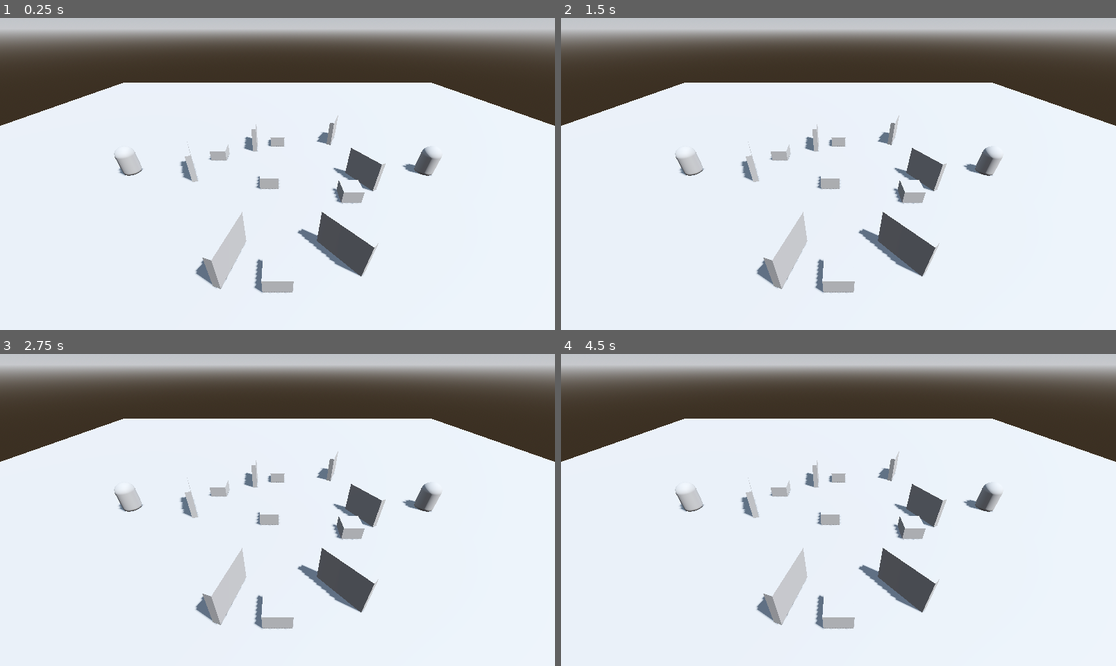
Above: before the commit, frames 1-4 (two rows, left to right).
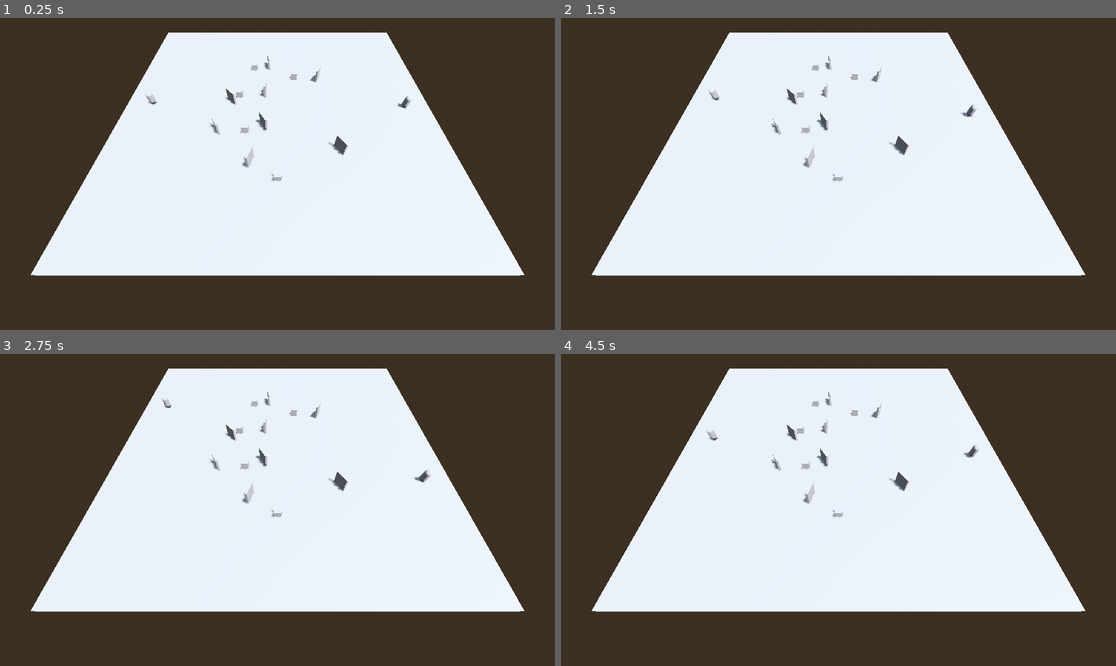
Above: after the commit, the same moments.

Repository: PaulosKapa/pew_pew
Game: Godot game, scene res://world.tscn
Same seed, same stepped clock (60 frames per second), same inputs: the game is played once before the commit and once after it. Before the commit the project starts from res://test_map.tscn.
Inputs:
- Up to frame 1 (0.25 s): no input
- Up to frame 2 (1.5 s): no input
- Up to frame 3 (2.75 s): no input
- Up to frame 4 (4.5 s): no input

The runs differ from the first frame. In frame 1, 54% of the frame differs, in the area x 0-100%, y 0-100%; in frame 2, 54%; in frame 3, 54%; in frame 4, 54%.

Commit message:
spawners
-Added second map
-Finished the code for the enemy spanwers
+Need to add environments

Diff:
--- a/spawners/Global.gd
+++ b/spawners/Global.gd
@@ -5,3 +5,4 @@
 var test_prop = preload("res://prop.tscn")
 var test_enemy = preload("res://enemy.tscn")
 var test_map = preload("res://test_map.tscn")
+var map1 = preload("res://map1.tscn")
--- a/spawners/floor.tscn
+++ b/spawners/floor.tscn
@@ -1,18 +1,17 @@
 [gd_scene load_steps=3 format=3 uid="uid://ssr7a3wbpq08"]
+
+[sub_resource type="BoxMesh" id="BoxMesh_n1ri8"]
 
 [sub_resource type="ConcavePolygonShape3D" id="ConcavePolygonShape3D_ccfn6"]
 data = PackedVector3Array(-0.5, 0.5, 0.5, 0.5, 0.5, 0.5, -0.5, -0.5, 0.5, 0.5, 0.5, 0.5, 0.5, -0.5, 0.5, -0.5, -0.5, 0. …(500 unchanged characters)…
 
-[sub_resource type="BoxMesh" id="BoxMesh_n1ri8"]
-
 [node name="floor" type="Node3D"]
-
-[node name="StaticBody3D" type="StaticBody3D" parent="."]
-transform = Transform3D(50, 0, 0, 0, 1, 0, 0, 0, 50, 0, 0, 0)
-
-[node name="CollisionShape3D" type="CollisionShape3D" parent="StaticBody3D"]
-shape = SubResource("ConcavePolygonShape3D_ccfn6")
 
 [node name="MeshInstance3D" type="MeshInstance3D" parent="."]
 transform = Transform3D(50, 0, 0, 0, 1, 0, 0, 0, 50, 0, 0, 0)
 mesh = SubResource("BoxMesh_n1ri8")
+
+[node name="StaticBody3D" type="StaticBody3D" parent="MeshInstance3D"]
+
+[node name="CollisionShape3D" type="CollisionShape3D" parent="MeshInstance3D/StaticBody3D"]
+shape = SubResource("ConcavePolygonShape3D_ccfn6")
--- /dev/null
+++ b/spawners/map1.tscn
@@ -0,0 +1,126 @@
+[gd_scene load_steps=9 format=3 uid="uid://cq7of1yslvtqi"]
+
+[ext_resource type="Script" path="res://maps.gd" id="1_asuvf"]
+[ext_resource type="PackedScene" uid="uid://ssr7a3wbpq08" path="res://floor.tscn" id="2_suwe7"]
+[ext_resource type="PackedScene" uid="uid://bsub5pb4oxxe6" path="res://enemy.tscn" id="3_oa5pm"]
+[ext_resource type="PackedScene" uid="uid://dic3ivxty2onk" path="res://wall.tscn" id="4_nlhq7"]
+[ext_resource type="PackedScene" uid="uid://0hs7flhblwvn" path="res://prop.tscn" id="5_w375n"]
+
+[sub_resource type="ProceduralSkyMaterial" id="ProceduralSkyMaterial_ucplk"]
+sky_horizon_color = Color(0.64625, 0.65575, 0.67075, 1)
+ground_horizon_color = Color(0.64625, 0.65575, 0.67075, 1)
+
+[sub_resource type="Sky" id="Sky_adq52"]
+sky_material = SubResource("ProceduralSkyMaterial_ucplk")
+
+[sub_resource type="Environment" id="Environment_mdl27"]
+background_mode = 2
+sky = SubResource("Sky_adq52")
+tonemap_mode = 2
+glow_enabled = true
+
+[node name="Test_map" type="Node3D"]
+script = ExtResource("1_asuvf")
+
+[node name="WorldEnvironment" type="WorldEnvironment" parent="."]
+environment = SubResource("Environment_mdl27")
+
+[node name="DirectionalLight3D" type="DirectionalLight3D" parent="."]
+transform = Transform3D(-0.866025, -0.433013, 0.25, 0, 0.5, 0.866025, -0.5, 0.75, -0.433013, 0, 0, 0)
+shadow_enabled = true
+
+[node name="floor_spawner" type="Node3D" parent="."]
+transform = Transform3D(1, 0, 0, 0, 1, 0, 0, 0, 1, 0, -0.35922, 0)
+
+[node name="floor" parent="floor_spawner" instance=ExtResource("2_suwe7")]
+
+[node name="Enemy" type="Node3D" parent="."]
+transform = Transform3D(1, 0, 0, 0, 1, 0, 0, 0, 1, 0, 1.15482, 0)
+
+[node name="spawner1" type="Node3D" parent="Enemy"]
+transform = Transform3D(1, 0, 0, 0, 1, 0, 0, 0, 1, -19.2361, 0, -0.363878)
+
+[node name="Enemy" parent="Enemy/spawner1" instance=ExtResource("3_oa5pm")]
+
+[node name="spawner2" type="Node3D" parent="Enemy"]
+transform = Transform3D(1, 0, 0, 0, 1, 0, 0, 0, 1, 0, 0, 20.7259)
+
+[node name="Enemy" parent="Enemy/spawner2" instance=ExtResource("3_oa5pm")]
+
+[node name="Timer" type="Timer" parent="Enemy"]
+
+[node name="wall_spawner" type="Node3D" parent="."]
+transform = Transform3D(1, 0, 0, 0, 1, 0, 0, 0, 1, 0, 1.19439, 0)
+
+[node name="spawner1" type="Node3D" parent="wall_spawner"]
+transform = Transform3D(0.845747, 0, 0.533585, 0, 1, 0, -0.533585, 0, 0.845747, 10.2834, 0.175789, 0.51878)
+
+[node name="wall" parent="wall_spawner/spawner1" instance=ExtResource("4_nlhq7")]
+
+[node name="spawner2" type="Node3D" parent="wall_spawner"]
+transform = Transform3D(-0.984109, 0, 0.177566, 0, 1, 0, -0.177566, 0, -0.984109, -5.31423, 0, 4.82024)
+
+[node name="wall" parent="wall_spawner/spawner2" instance=ExtResource("4_nlhq7")]
+
+[node name="spawner3" type="Node3D" parent="wall_spawner"]
+transform = Transform3D(-0.89279, 0, -0.450472, 0, 1, 0, 0.450472, 0, -0.89279, -9.97211, 0, -10.7405)
+
+[node name="wall" parent="wall_spawner/spawner3" instance=ExtResource("4_nlhq7")]
+
+[node name="spawner4" type="Node3D" parent="wall_spawner"]
+transform = Transform3D(-0.460525, 0, -0.887647, 0, 1, 0, 0.887647, 0, -0.460525, 1.08215, 0, -10.6025)
+
+[node name="wall" parent="wall_spawner/spawner4" instance=ExtResource("4_nlhq7")]
+
+[node name="spawner5" type="Node3D" parent="wall_spawner"]
+transform = Transform3D(0.407167, 0, -0.913354, 0, 1, 0, 0.913354, 0, 0.407167, -1.28532, 0, 9.82788)
+
+[node name="wall" parent="wall_spawner/spawner5" instance=ExtResource("4_nlhq7")]
+
+[node name="spawner6" type="Node3D" parent="wall_spawner"]
+transform = Transform3D(-0.378762, 0, -0.925494, 0, 1, 0, 0.925494, 0, -0.378762, -7.41819, 0, -7.2255)
+
+[node name="wall" parent="wall_spawner/spawner6" instance=ExtResource("4_nlhq7")]
+
+[node name="spawner7" type="Node3D" parent="wall_spawner"]
+transform = Transform3D(0.0174876, 0, -0.999847, 0, 1, 0, 0.999847, 0, 0.0174876, 4.11142, 0, -1.7118)
+
+[node name="wall" parent="wall_spawner/spawner7" instance=ExtResource("4_nlhq7")]
+
+[node name="spawner8" type="Node3D" parent="wall_spawner"]
+transform = Transform3D(-0.0630696, 0, -0.998009, 0, 1, 0, 0.998009, 0, -0.0630696, -3.25581, 0, 2.11686)
+
+[node name="wall" parent="wall_spawner/spawner8" instance=ExtResource("4_nlhq7")]
+
+[node name="prop_spawner" type="Node3D" parent="."]
+transform = Transform3D(1, 0, 0, 0, 1, 0, 0, 0, 1, 0, 0.697706, 0)
+
+[node name="spawner1" type="Node3D" parent="prop_spawner"]
+transform = Transform3D(1, 0, 0, 0, 1, 0, 0, 0, 1, 13.5733, 0, 0)
+
+[node name="Prop" parent="prop_spawner/spawner1" instance=ExtResource("5_w375n")]
+
+[node name="spawner2" type="Node3D" parent="prop_spawner"]
+transform = Transform3D(1, 0, 0, 0, 1, 0, 0, 0, 1, 2.23111, 0, -12.886)
+
+[node name="Prop" parent="prop_spawner/spawner2" instance=ExtResource("5_w375n")]
+
+[node name="spawner3" type="Node3D" parent="prop_spawner"]
+transform = Transform3D(1, 0, 0, 0, 1, 0, 0, 0, 1, 3.09093, 0, -4.45391)
+
+[node name="Prop" parent="prop_spawner/spawner3" instance=ExtResource("5_w375n")]
+
+[node name="spawner4" type="Node3D" parent="prop_spawner"]
+transform = Transform3D(1, 0, 0, 0, 1, 0, 0, 0, 1, -6.44347, 0, -12.1625)
+
+[node name="Prop" parent="prop_spawner/spawner4" instance=ExtResource("5_w375n")]
+
+[node name="spawner5" type="Node3D" parent="prop_spawner"]
+transform = Transform3D(1, 0, 0, 0, 1, 0, 0, 0, 1, -2.78434, 0, 6.43977)
+
+[node name="Prop" parent="prop_spawner/spawner5" instance=ExtResource("5_w375n")]
+
+[node name="Camera3D" type="Camera3D" parent="."]
+transform = Transform3D(-3.55702e-08, -0.581214, 0.813751, -2.54057e-08, 0.813751, 0.581214, -1, 0, -4.37114e-08, 36.699, 15.198, 0)
+
+[connection signal="timeout" from="Enemy/Timer" to="." method="_on_timer_timeout"]
--- /dev/null
+++ b/spawners/maps.gd
@@ -0,0 +1,15 @@
+extends map
+
+func move():
+
+	$Enemy/spawner1.global_translate(Vector3(0,0,randi_range(-1,1)))
+	print($Enemy/spawner1.global_position.z)
+	if($Enemy/spawner1.global_position.z>20):
+		$Enemy/spawner1.global_translate(Vector3(0,0,-1))
+	elif($Enemy/spawner1.global_position.z<-20):
+		$Enemy/spawner1.global_translate(Vector3(0,0,1))
+	$Enemy/spawner2.global_translate(Vector3(randi_range(-1,1),0,0))
+	if($Enemy/spawner2.global_position.x>20):
+		$Enemy/spawner2.global_translate(Vector3(-1,0,0))
+	elif($Enemy/spawner2.global_position.x<-20):
+		$Enemy/spawner2.global_translate(Vector3(1,0,0))
--- a/spawners/project.godot
+++ b/spawners/project.godot
@@ -11,7 +11,7 @@
 [application]
 
 config/name="spawners"
-run/main_scene="res://test_map.tscn"
+run/main_scene="res://world.tscn"
 config/features=PackedStringArray("4.1", "Forward Plus")
 config/icon="res://icon.svg"
 
--- a/spawners/test_map.gd
+++ b/spawners/test_map.gd
@@ -1,8 +1,12 @@
 extends Node3D
+
+class_name map
+
 var floors = [Global.test_floor]
 var walls = [Global.test_wall]
 var props = [Global.test_prop]
 var enemies = [Global.test_enemy]
+
 func _ready():
 	$floor_spawner.add_child(floors.pick_random().instantiate())
 	$Enemy/spawner1.add_child(enemies.pick_random().instantiate())
@@ -13,8 +17,35 @@
 	$wall_spawner/spawner4.add_child(walls.pick_random().instantiate())
 	$wall_spawner/spawner5.add_child(walls.pick_random().instantiate())
 	$wall_spawner/spawner6.add_child(walls.pick_random().instantiate())
+	$wall_spawner/spawner7.add_child(walls.pick_random().instantiate())
+	$wall_spawner/spawner8.add_child(walls.pick_random().instantiate())
 	$prop_spawner/spawner1.add_child(props.pick_random().instantiate())
 	$prop_spawner/spawner2.add_child(props.pick_random().instantiate())
 	$prop_spawner/spawner3.add_child(props.pick_random().instantiate())
 	$prop_spawner/spawner4.add_child(props.pick_random().instantiate())
 	$prop_spawner/spawner5.add_child(props.pick_random().instantiate())
+	$Enemy/Timer.start()
+
+func _process(delta):
+	move()
+
+func move():
+
+	$Enemy/spawner1.global_translate(Vector3(randi_range(-1,1),0,0))
+	if($Enemy/spawner1.global_position.x>20):
+		$Enemy/spawner1.global_translate(Vector3(-1,0,0))
+	elif($Enemy/spawner1.global_position.x<-20):
+		$Enemy/spawner1.global_translate(Vector3(1,0,0))
+	$Enemy/spawner2.global_translate(Vector3(randi_range(-1,1),0,0))
+	if($Enemy/spawner2.global_position.x>20):
+		$Enemy/spawner2.global_translate(Vector3(-1,0,0))
+	elif($Enemy/spawner2.global_position.x<-20):
+		$Enemy/spawner2.global_translate(Vector3(1,0,0))
+
+
+
+func _on_timer_timeout():
+	$Enemy/spawner1.add_child(enemies.pick_random().instantiate())
+	$Enemy/spawner2.add_child(enemies.pick_random().instantiate())
+	$Enemy/Timer.stop()
+	$Enemy/Timer.start()
--- a/spawners/test_map.tscn
+++ b/spawners/test_map.tscn
@@ -1,6 +1,10 @@
-[gd_scene load_steps=5 format=3 uid="uid://l24vmjtk2ixm"]
+[gd_scene load_steps=9 format=3 uid="uid://l24vmjtk2ixm"]
 
 [ext_resource type="Script" path="res://test_map.gd" id="1_27lue"]
+[ext_resource type="PackedScene" uid="uid://ssr7a3wbpq08" path="res://floor.tscn" id="2_ts1h3"]
+[ext_resource type="PackedScene" uid="uid://bsub5pb4oxxe6" path="res://enemy.tscn" id="3_t74vk"]
+[ext_resource type="PackedScene" uid="uid://dic3ivxty2onk" path="res://wall.tscn" id="4_t8wra"]
+[ext_resource type="PackedScene" uid="uid://0hs7flhblwvn" path="res://prop.tscn" id="5_ng40l"]
 
 [sub_resource type="ProceduralSkyMaterial" id="ProceduralSkyMaterial_ucplk"]
 sky_horizon_color = Color(0.64625, 0.65575, 0.67075, 1)
@@ -26,54 +30,97 @@
 shadow_enabled = true
 
 [node name="floor_spawner" type="Node3D" parent="."]
+transform = Transform3D(1, 0, 0, 0, 1, 0, 0, 0, 1, 0, -0.35922, 0)
+
+[node name="floor" parent="floor_spawner" instance=ExtResource("2_ts1h3")]
 
 [node name="Enemy" type="Node3D" parent="."]
 transform = Transform3D(1, 0, 0, 0, 1, 0, 0, 0, 1, 0, 1.15482, 0)
 
 [node name="spawner1" type="Node3D" parent="Enemy"]
-transform = Transform3D(1, 0, 0, 0, 1, 0, 0, 0, 1, 0, 0, -8.95735)
+transform = Transform3D(1, 0, 0, 0, 1, 0, 0, 0, 1, 0, 0, -20.8292)
+
+[node name="Enemy" parent="Enemy/spawner1" instance=ExtResource("3_t74vk")]
 
 [node name="spawner2" type="Node3D" parent="Enemy"]
-transform = Transform3D(1, 0, 0, 0, 1, 0, 0, 0, 1, 0, 0, 8.87517)
+transform = Transform3D(1, 0, 0, 0, 1, 0, 0, 0, 1, 0, 0, 20.7259)
+
+[node name="Enemy" parent="Enemy/spawner2" instance=ExtResource("3_t74vk")]
+
+[node name="Timer" type="Timer" parent="Enemy"]
 
 [node name="wall_spawner" type="Node3D" parent="."]
 transform = Transform3D(1, 0, 0, 0, 1, 0, 0, 0, 1, 0, 1.19439, 0)
 
 [node name="spawner1" type="Node3D" parent="wall_spawner"]
-transform = Transform3D(0.506786, 0, -0.862072, 0, 1, 0, 0.862072, 0, 0.506786, 0.96378, 0, -4.75564)
+transform = Transform3D(0.506786, 0, -0.862072, 0, 1, 0, 0.862072, 0, 0.506786, 8.96378, 0, -8.75564)
+
+[node name="wall" parent="wall_spawner/spawner1" instance=ExtResource("4_t8wra")]
 
 [node name="spawner2" type="Node3D" parent="wall_spawner"]
-transform = Transform3D(0.311821, 0, 0.950141, 0, 1, 0, -0.950141, 0, 0.311821, 5.97812, 0, 1.74003)
+transform = Transform3D(0.311821, 0, 0.950141, 0, 1, 0, -0.950141, 0, 0.311821, 10.9781, 0, 3.74003)
+
+[node name="wall" parent="wall_spawner/spawner2" instance=ExtResource("4_t8wra")]
 
 [node name="spawner3" type="Node3D" parent="wall_spawner"]
-transform = Transform3D(-0.0731859, 0, 0.997318, 0, 1, 0, -0.997318, 0, -0.0731859, -3.40952, 0, 1.6643)
+transform = Transform3D(-0.0731859, 0, 0.997318, 0, 1, 0, -0.997318, 0, -0.0731859, -11.4095, 0, 1.6643)
+
+[node name="wall" parent="wall_spawner/spawner3" instance=ExtResource("4_t8wra")]
 
 [node name="spawner4" type="Node3D" parent="wall_spawner"]
-transform = Transform3D(0.430007, 0, -0.902826, 0, 1, 0, 0.902826, 0, 0.430007, 0.180372, 0, 5.14054)
+transform = Transform3D(0.430007, 0, -0.902826, 0, 1, 0, 0.902826, 0, 0.430007, 5.18037, 0, 9.14054)
+
+[node name="wall" parent="wall_spawner/spawner4" instance=ExtResource("4_t8wra")]
 
 [node name="spawner5" type="Node3D" parent="wall_spawner"]
-transform = Transform3D(0.667079, 0, -0.744987, 0, 1, 0, 0.744987, 0, 0.667079, 5.71468, 0, -2.39652)
+transform = Transform3D(0.667079, 0, -0.744987, 0, 1, 0, 0.744987, 0, 0.667079, -1.28532, 0, 7.60348)
+
+[node name="wall" parent="wall_spawner/spawner5" instance=ExtResource("4_t8wra")]
 
 [node name="spawner6" type="Node3D" parent="wall_spawner"]
-transform = Transform3D(-0.378762, 0, -0.925494, 0, 1, 0, 0.925494, 0, -0.378762, -4.41819, 0, -4.2255)
+transform = Transform3D(-0.378762, 0, -0.925494, 0, 1, 0, 0.925494, 0, -0.378762, -7.41819, 0, -7.2255)
+
+[node name="wall" parent="wall_spawner/spawner6" instance=ExtResource("4_t8wra")]
+
+[node name="spawner7" type="Node3D" parent="wall_spawner"]
+transform = Transform3D(0.487494, 0, -0.873126, 0, 1, 0, 0.873126, 0, 0.487494, 4.37211, 0, 2.11686)
+
+[node name="wall" parent="wall_spawner/spawner7" instance=ExtResource("4_t8wra")]
+
+[node name="spawner8" type="Node3D" parent="wall_spawner"]
+transform = Transform3D(-0.0630696, 0, -0.998009, 0, 1, 0, 0.998009, 0, -0.0630696, -3.25581, 0, 2.11686)
+
+[node name="wall" parent="wall_spawner/spawner8" instance=ExtResource("4_t8wra")]
 
 [node name="prop_spawner" type="Node3D" parent="."]
 transform = Transform3D(1, 0, 0, 0, 1, 0, 0, 0, 1, 0, 0.697706, 0)
 
 [node name="spawner1" type="Node3D" parent="prop_spawner"]
-transform = Transform3D(1, 0, 0, 0, 1, 0, 0, 0, 1, 6.57335, 0, 0)
+transform = Transform3D(1, 0, 0, 0, 1, 0, 0, 0, 1, 13.5733, 0, 0)
+
+[node name="Prop" parent="prop_spawner/spawner1" instance=ExtResource("5_ng40l")]
 
 [node name="spawner2" type="Node3D" parent="prop_spawner"]
-transform = Transform3D(1, 0, 0, 0, 1, 0, 0, 0, 1, -3.72622, 0, 0)
+transform = Transform3D(1, 0, 0, 0, 1, 0, 0, 0, 1, -7.72622, 0, -3)
+
+[node name="Prop" parent="prop_spawner/spawner2" instance=ExtResource("5_ng40l")]
 
 [node name="spawner3" type="Node3D" parent="prop_spawner"]
-transform = Transform3D(1, 0, 0, 0, 1, 0, 0, 0, 1, -1.71877, 0, 3.87572)
+transform = Transform3D(1, 0, 0, 0, 1, 0, 0, 0, 1, 5.28123, 0, 4.87572)
+
+[node name="Prop" parent="prop_spawner/spawner3" instance=ExtResource("5_ng40l")]
 
 [node name="spawner4" type="Node3D" parent="prop_spawner"]
-transform = Transform3D(1, 0, 0, 0, 1, 0, 0, 0, 1, 2.32618, 0, -3.70647)
+transform = Transform3D(1, 0, 0, 0, 1, 0, 0, 0, 1, -10.6738, 0, 4.29353)
+
+[node name="Prop" parent="prop_spawner/spawner4" instance=ExtResource("5_ng40l")]
 
 [node name="spawner5" type="Node3D" parent="prop_spawner"]
-transform = Transform3D(1, 0, 0, 0, 1, 0, 0, 0, 1, 1.21566, 0, 0.439772)
+transform = Transform3D(1, 0, 0, 0, 1, 0, 0, 0, 1, -2.78434, 0, 6.43977)
+
+[node name="Prop" parent="prop_spawner/spawner5" instance=ExtResource("5_ng40l")]
 
 [node name="Camera3D" type="Camera3D" parent="."]
-transform = Transform3D(-3.55702e-08, -0.581214, 0.813751, -2.54057e-08, 0.813751, 0.581214, -1, 0, -4.37114e-08, 10.2887, 7.61767, 0)
+transform = Transform3D(-2.27669e-08, -0.853651, 0.520846, -3.73143e-08, 0.520846, 0.853651, -1, -1.42109e-14, -4.37114e-08, 26.984, 23.022, 0)
+
+[connection signal="timeout" from="Enemy/Timer" to="." method="_on_timer_timeout"]
--- a/spawners/world.gd
+++ b/spawners/world.gd
@@ -1,5 +1,5 @@
 extends Node3D
-var maps = [Global.test_map]
+var maps = [Global.test_map, Global.map1]
 
 # Called when the node enters the scene tree for the first time.
 func _ready():
